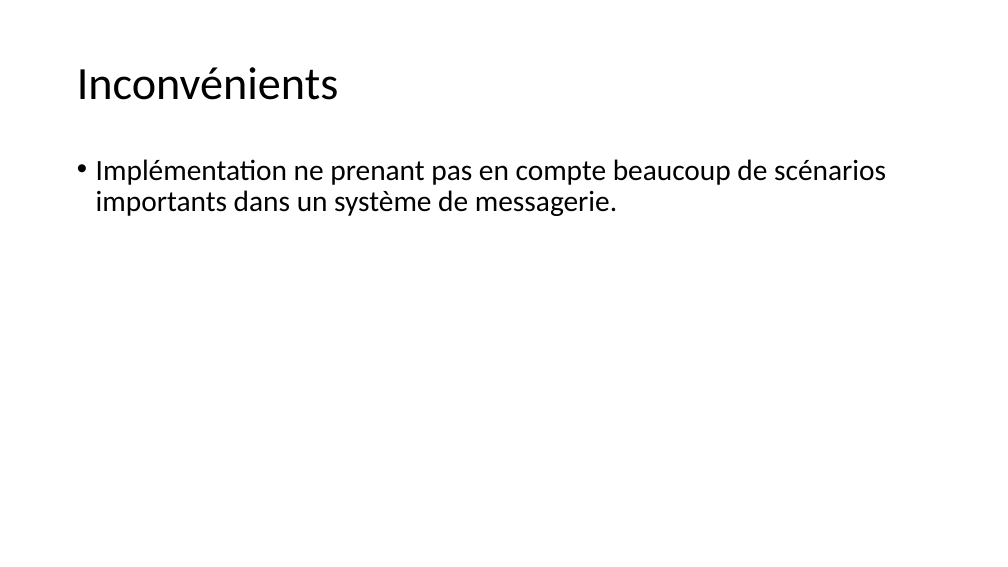
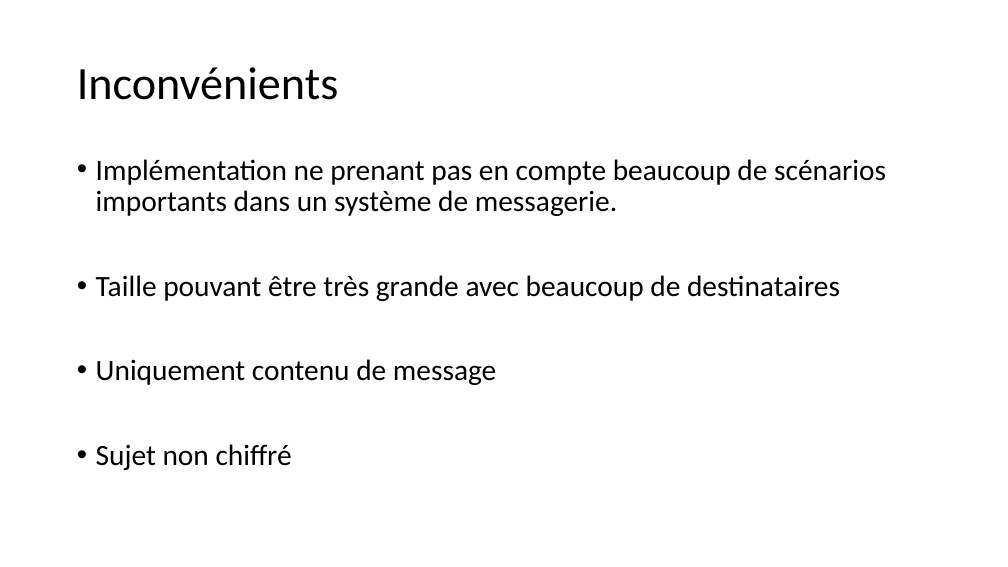
Before and after one commit to mbonjour/TB_Bonjour, a slide deck: slide 30 of Presentation/Presentation_TB_Mickael_Bonjour.pptx (slide 29 before the commit). Drawn at 1008x567 pixels with LibreOffice and Linux fonts; fonts in the diff are those of the drawing; background and template pictures are left out. Boxes give left, top, right and bottom in pixels: in the first picture for what was removed or moved away, otherwise in the second. Text is boxed around its words. In the diff, an @@ line names an element or a change of style, - is before the commit and + after.

```diff
--- a/Presentation/Presentation_TB_Mickael_Bonjour.pptx
+++ b/Presentation/Presentation_TB_Mickael_Bonjour.pptx
@@ text at (x1=96, y1=275, x2=840, y2=470): paragraphs added @@
+• Taille pouvant être très grande avec beaucoup de destinataires
+• Uniquement contenu de message
+• Sujet non chiffré
```
Also in this commit, not shown: 16 other slides changed, 5 slides added, 1 slide removed.
